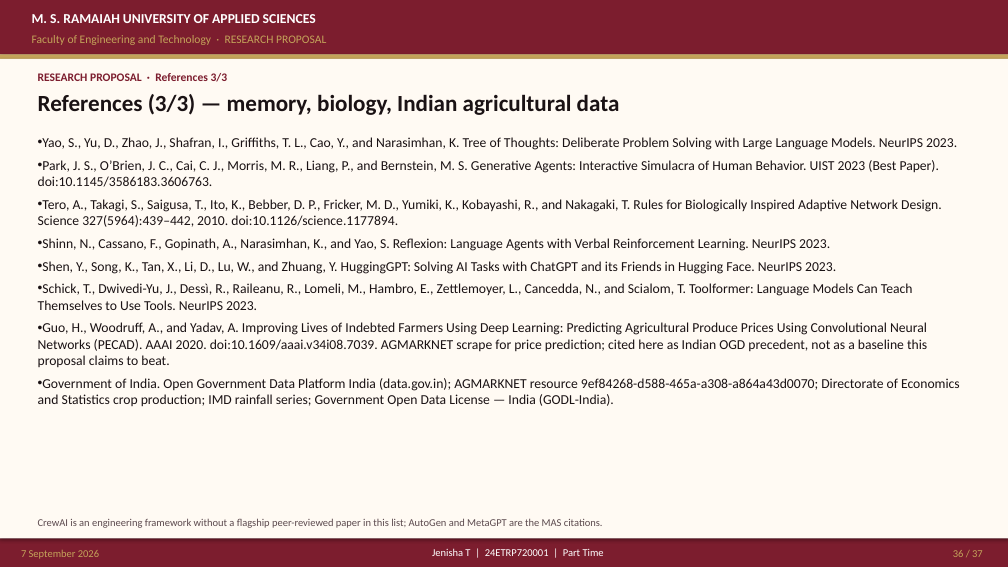
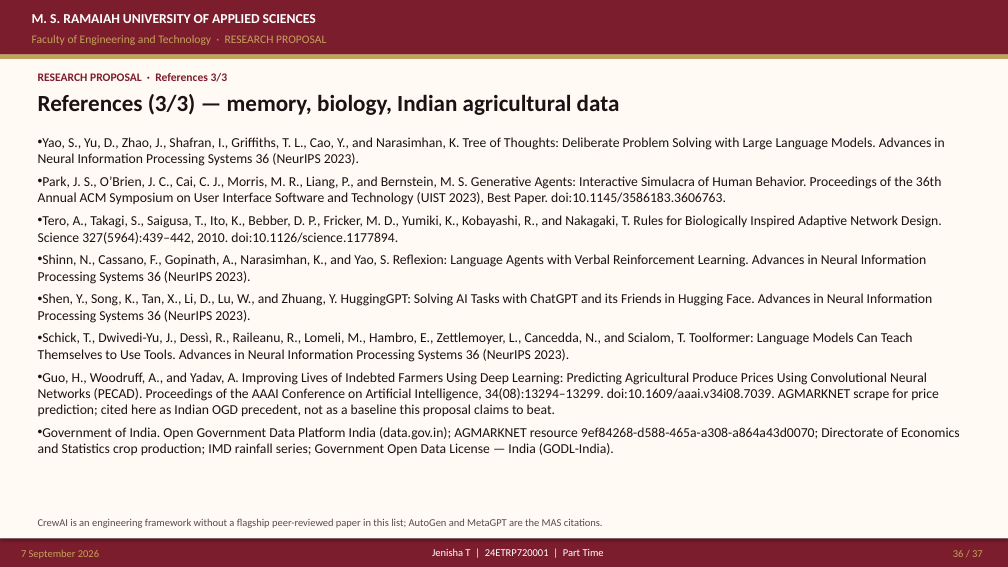
Before and after one commit to joyjeni/phd-agentic-ai-master, a slide deck: slide 36 of ACRS_PhD_Proposal_JenishaT_24ETRP720001.pptx. Drawn at 1008x567 pixels with LibreOffice and Linux fonts; fonts in the diff are those of the drawing. Boxes give left, top, right and bottom in pixels: in the first picture for what was removed or moved away, otherwise in the second. Text is boxed around its words. In the diff, an @@ line names an element or a change of style, - is before the commit and + after.

```diff
--- a/ACRS_PhD_Proposal_JenishaT_24ETRP720001.pptx
+++ b/ACRS_PhD_Proposal_JenishaT_24ETRP720001.pptx
@@ text at (x1=38, y1=137, x2=944, y2=205): text changed @@
-• Yao, S., Yu, D., Zhao, J., Shafran, I., Griffiths, T. L., Cao, Y., and Narasimhan, K. Tree of Thoughts: Deliberate Problem Solving with Large Language Models. NeurIPS 2023.
-• Park, J. S., O’Brien, J. C., Cai, C. J., Morris, M. R., Liang, P., and Bernstein, M. S. Generative Agents: Interactive Simulacra of Human Behavior. UIST 2023 (Best Paper). doi:10.1145/3586183.3606763.
+• Yao, S., Yu, D., Zhao, J., Shafran, I., Griffiths, T. L., Cao, Y., and Narasimhan, K. Tree of Thoughts: Deliberate Problem Solving with Large Language Models. Advances in Neural Information Processing Systems 36 (NeurIPS 2023).
+• Park, J. S., O’Brien, J. C., Cai, C. J., Morris, M. R., Liang, P., and Bernstein, M. S. Generative Agents: Interactive Simulacra of Human Behavior. Proceedings of the 36th Annual ACM Symposium on User Interface Software and Technology (UIST 2023), Best Paper. doi:10.1145/3586183.3606763.
@@ text at (x1=38, y1=254, x2=939, y2=417): text changed @@
-• Shinn, N., Cassano, F., Gopinath, A., Narasimhan, K., and Yao, S. Reflexion: Language Agents with Verbal Reinforcement Learning. NeurIPS 2023.
-• Shen, Y., Song, K., Tan, X., Li, D., Lu, W., and Zhuang, Y. HuggingGPT: Solving AI Tasks with ChatGPT and its Friends in Hugging Face. NeurIPS 2023.
-• Schick, T., Dwivedi-Yu, J., Dessì, R., Raileanu, R., Lomeli, M., Hambro, E., Zettlemoyer, L., Cancedda, N., and Scialom, T. Toolformer: Language Models Can Teach Themselves to Use Tools. NeurIPS 2023.
-• Guo, H., Woodruff, A., and Yadav, A. Improving Lives of Indebted Farmers Using Deep Learning: Predicting Agricultural Produce Prices Using Convolutional Neural Networks (PECAD). AAAI 2020. doi:10.1609/aaai.v34i08.7039. AGMARKNET scrape for price prediction; cited here as Indian OGD precedent, not as a baseline this proposal claims to beat.
+• Shinn, N., Cassano, F., Gopinath, A., Narasimhan, K., and Yao, S. Reflexion: Language Agents with Verbal Reinforcement Learning. Advances in Neural Information Processing Systems 36 (NeurIPS 2023).
+• Shen, Y., Song, K., Tan, X., Li, D., Lu, W., and Zhuang, Y. HuggingGPT: Solving AI Tasks with ChatGPT and its Friends in Hugging Face. Advances in Neural Information Processing Systems 36 (NeurIPS 2023).
+• Schick, T., Dwivedi-Yu, J., Dessì, R., Raileanu, R., Lomeli, M., Hambro, E., Zettlemoyer, L., Cancedda, N., and Scialom, T. Toolformer: Language Models Can Teach Themselves to Use Tools. Advances in Neural Information Processing Systems 36 (NeurIPS 2023).
+• Guo, H., Woodruff, A., and Yadav, A. Improving Lives of Indebted Farmers Using Deep Learning: Predicting Agricultural Produce Prices Using Convolutional Neural Networks (PECAD). Proceedings of the AAAI Conference on Artificial Intelligence, 34(08):13294–13299. doi:10.1609/aaai.v34i08.7039. AGMARKNET scrape for price prediction; cited here as Indian OGD precedent, not as a baseline this proposal claims to beat.
```
Also in this commit, not shown: 10 other slides changed, 44 other files.
